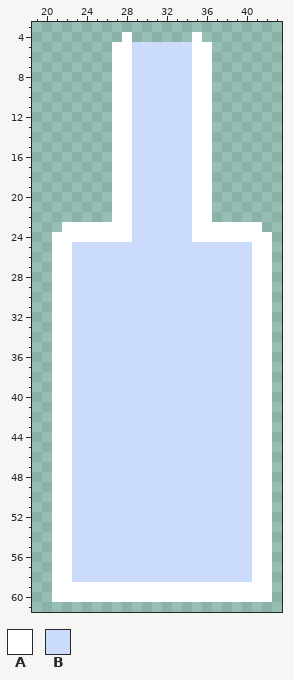
Two states of a pixel-art file, Assets/Sprites/whiskey.aseprite. Above: the version before the commit.
64x64 pixels, 1 frame. Shown: x 19..43, y 3..61.
Palette (. is transparent): A #ffffff  B #cbdbfc
The same view after the edit:
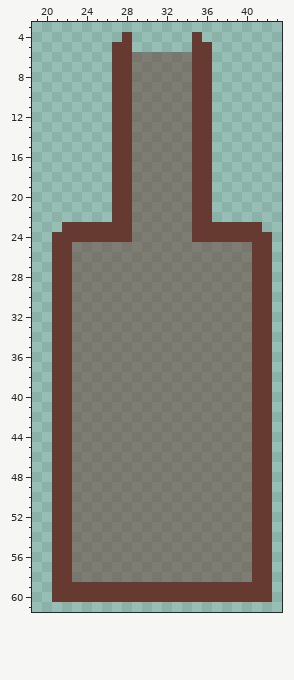
The edit:
colour A: #ffffff -> #663931
colour B: #cbdbfc -> #6639317d
Changed rows in their new state; - is a pixel that keeps its letter.
first column x 29:
 5 ......
